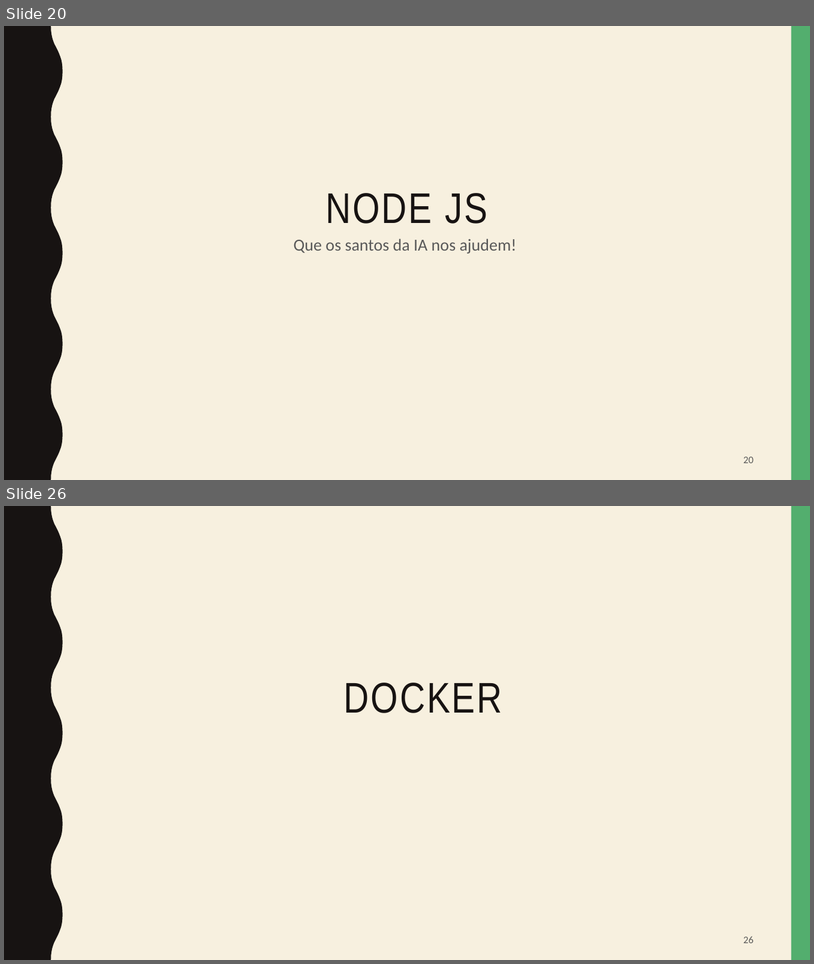
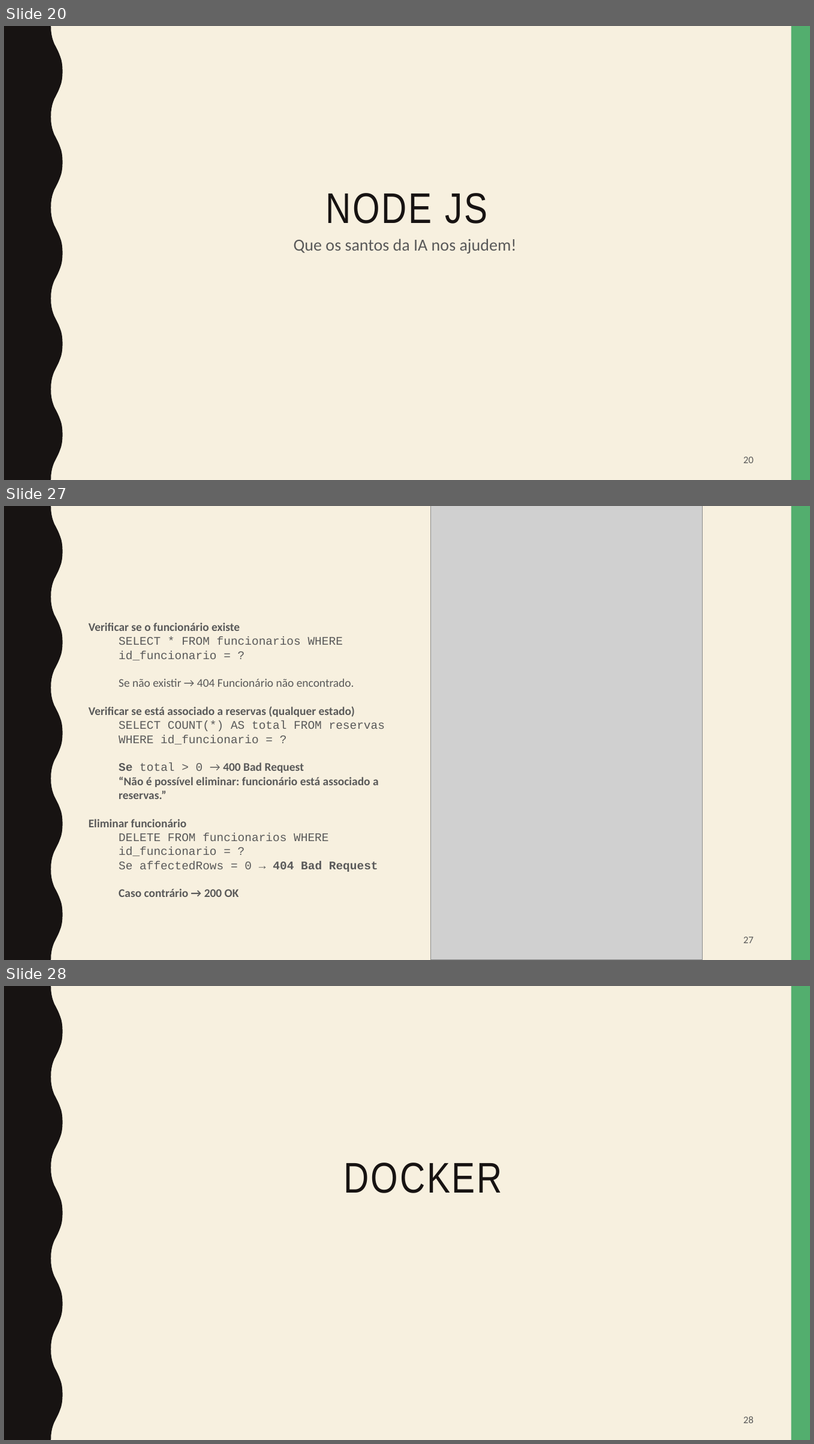
Before and after one commit to inf25dw1g31/M2, a slide deck: presentation/Car4Me.pptx. Shown one above the other, each under a label of ours: slides 20 and 26 before the commit, slides 20, 27 and 28 after it; the slides between them are not shown. The pictures are 814x964 and 814x1444 pixels, drawn with LibreOffice and Linux fonts; fonts in the diff are those of the drawing; grey boxes stand for pictures. Boxes give left, top, right and bottom in pixels: in the first picture for what was removed or moved away, otherwise in the second. Text is boxed around its words. In the diff, an @@ line names an element or a change of style, - is before the commit and + after.

```diff
--- a/presentation/Car4Me.pptx
+++ b/presentation/Car4Me.pptx
@@ slide 27 added at (4, 506, 810, 960), background #F7F0DF; not listed: 2 template elements that a slide beside it also shows @@
@@ picture added at (431, 506, 703, 960) @@
@@ text added at (89, 622, 385, 871), 13.9 pt, text #595959 @@
+Verificar se o funcionário existe
+  SELECT * FROM funcionarios WHERE id_funcionario = ?
+  Se não existir → 404 Funcionário não encontrado.
+Verificar se está associado a reservas (qualquer estado)
+  SELECT COUNT(*) AS total FROM reservas WHERE id_funcionario = ?
+  Se total > 0 → 400 Bad Request
+  “Não é possível eliminar: funcionário está associado a reservas.”
+Eliminar funcionário
+  DELETE FROM funcionarios WHERE id_funcionario = ?
+  Se affectedRows = 0 → 404 Bad Request
+  Caso contrário → 200 OK
@@ page number added at (744, 936, 754, 943), 12 pt, text #595959 @@
+27
@@ what was slide 26 is now slide 28 @@
@@ page number at (744, 1416, 754, 1423): text changed @@
-26
+28
```
Also in this commit, not shown: 5 slides changed, 3 other slides added, 2 slides removed.
